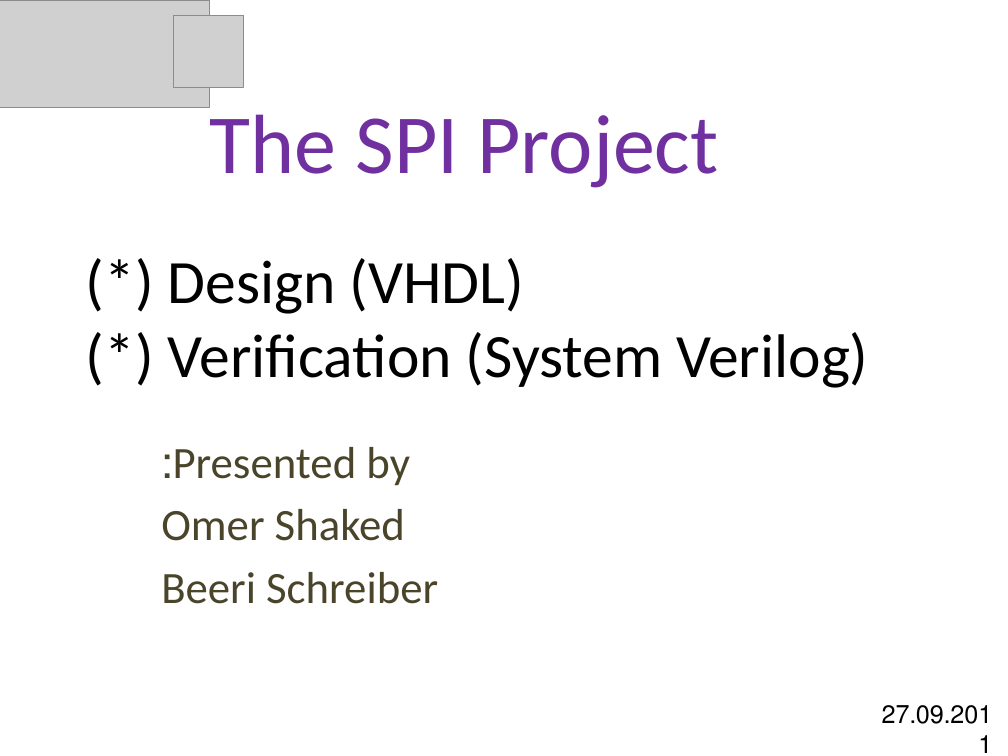
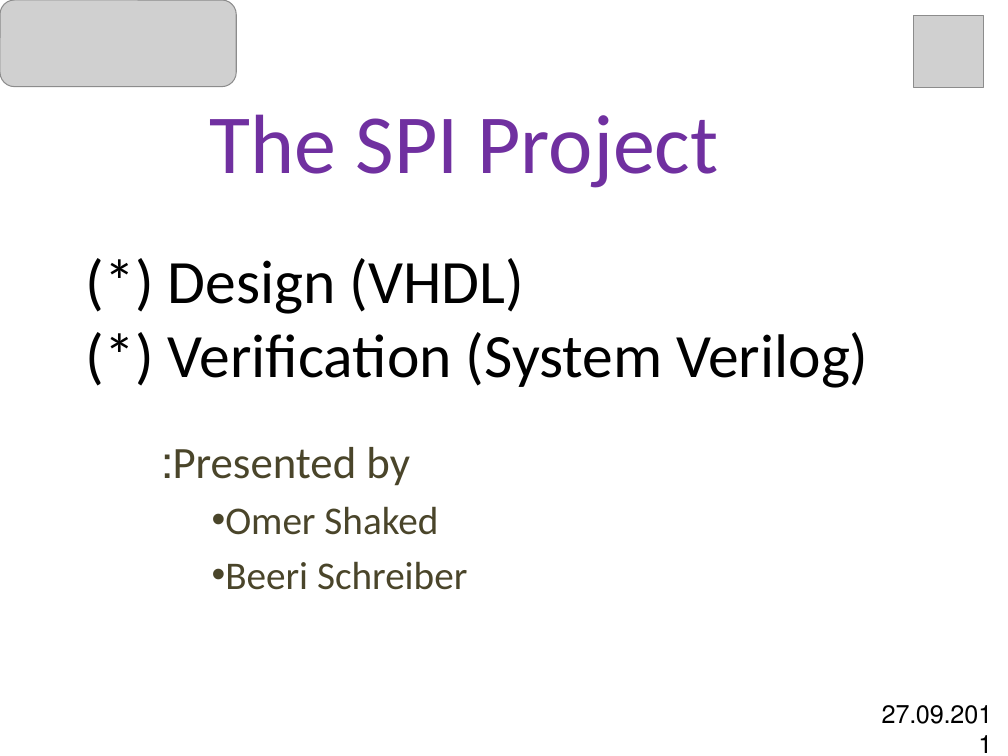
Before and after one commit to dengqingyong/vlsi-spi, a slide deck: slide 1 of Presentations/Mid_Presentation/spi_mid_presentation.pptx. Drawn at 1008x756 pixels with LibreOffice and Linux fonts; fonts in the diff are those of the drawing; grey boxes stand for pictures; background and template pictures are left out. Boxes give left, top, right and bottom in pixels: in the first picture for what was removed or moved away, otherwise in the second. Text is boxed around its words. In the diff, an @@ line names an element or a change of style, - is before the commit and + after.

```diff
--- a/Presentations/Mid_Presentation/spi_mid_presentation.pptx
+++ b/Presentations/Mid_Presentation/spi_mid_presentation.pptx
@@ picture: place and size @@
-picture at <box>0,0,210,107</box>
+picture at <box>0,0,236,87</box>
@@ picture: place and size @@
-picture at <box>173,16,244,88</box>
+picture at <box>913,16,984,88</box>
@@ subtitle at <box>225,506,467,590</box>: size 32 to 28 pt in "Omer Shaked", "Beeri Schreiber"; bullet none to •; list level 1 to 2 in "Omer Shaked"; list level 1 to 2 in "Beeri Schreiber" @@
```
Also in this commit, not shown: 4 other slides changed, 4 slides added, 2 other files.
